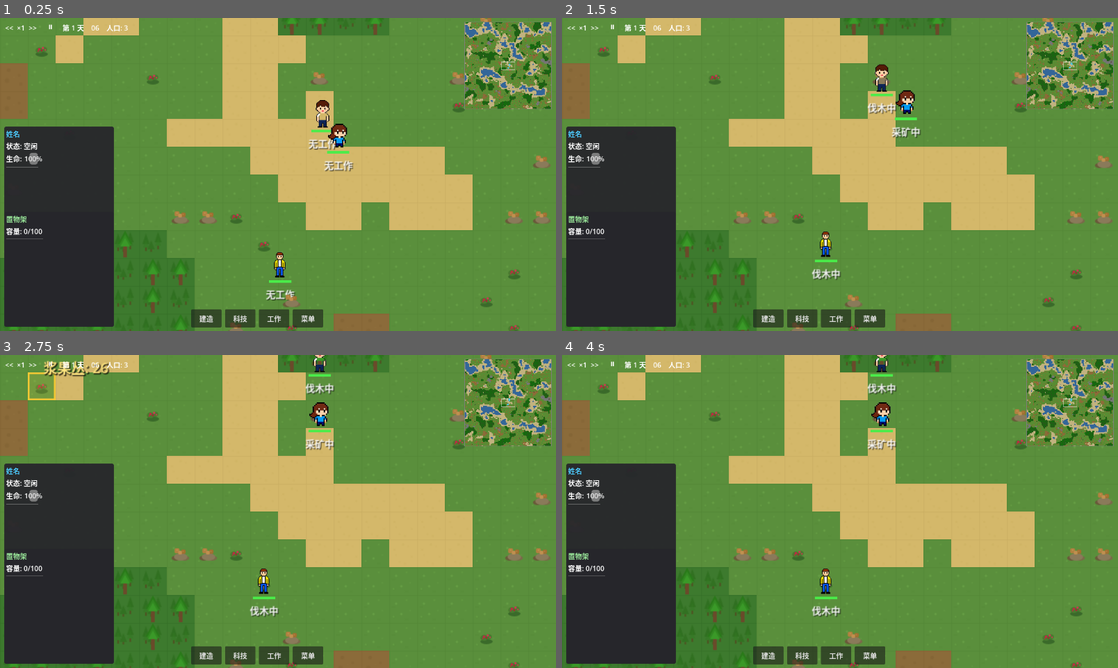
Above: before the commit, frames 1-4 (two rows, left to right).
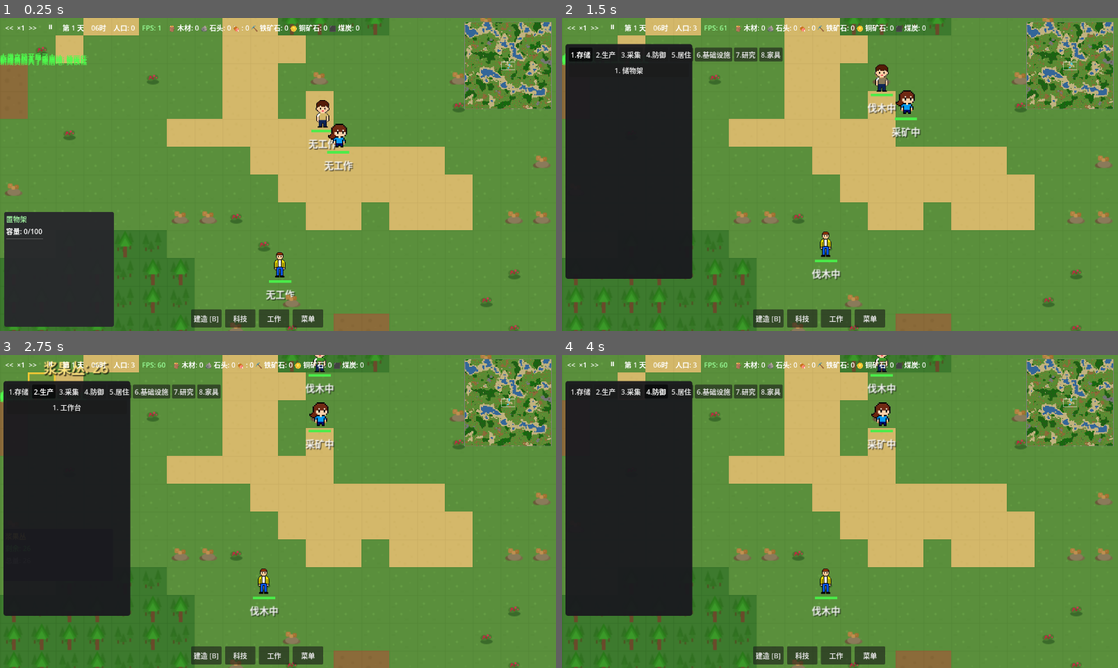
Above: after the commit, the same moments.

Repository: ZhanXuzhao/the-path-of-humanity
Game: Godot game, scene res://scenes/game.tscn
Same seed, same stepped clock (60 frames per second), same inputs: the game is played once before the commit and once after it.
Inputs (mouse positions are in pixels of both pictures, inside the frame that each line leads up to):
- Up to frame 1 (0.25 s): no input
- Up to frame 2 (1.5 s): click "建造" (after the commit: "建造 [B]") at 0.5 s; click (578, 55) at 1.25 s, where only the run after the commit has a clickable "1.存储"
- Up to frame 3 (2.75 s): click (44, 392) at 2 s, where only the run after the commit has a clickable "2.生产"
- Up to frame 4 (4 s): click (628, 392) at 2.75 s, where only the run after the commit has a clickable "3.采集"; click (656, 392) at 3.5 s, where only the run after the commit has a clickable "4.防御"

The runs differ from the first frame. In frame 1, 6.4% of the frame differs, in the area x 0-65%, y 2-98%; in frame 2, 12%; in frame 3, 12%, in the area x 0-66%, y 2-99%; in frame 4, 12%.
Error before the commit: Parse Error: Too few arguments for "info()" call. Expected at least 2 but received 1. (res://scripts/ui/hud.gd:572)

Commit message:
fix: 速度标签在 Game._ready() 中更新，避免子节点先执行读到默认值
- 将 _update_speed_label() 从 HUD._ready() 移到 Game._ready() 末尾
- 此时存档已加载完毕，time_speed 为恢复后的实际值
- Godot 执行顺序：子节点 _ready() 先于父节点执行

Diff:
--- a/scripts/autoload/game_manager.gd
+++ b/scripts/autoload/game_manager.gd
@@ -292,6 +292,7 @@
 	time_speed = data.get("time_speed", 1.0)
 	stats = data.get("stats", {})
 	state = GameState.PLAYING
+	LogUtil.i("存档已加载：第%d天，时间%.2f time speed: %.2f " % [current_day, game_time, time_speed])
 
 	# v1 旧存档：将旧版全局资源池掉落地面作为过渡
 	if data.get("version", 1) < 2 and data.has("resources"):
--- a/scripts/core/game.gd
+++ b/scripts/core/game.gd
@@ -85,6 +85,9 @@
 	if building_system:
 		building_system.world = world
 		building_system.building_completed.connect(_on_building_completed)
+
+	# 更新HUD速度标签（此时存档已加载完毕，time_speed 为实际值）
+	_update_speed_label()
 
 func _process(delta):
 	# 建造模式预览
--- a/scripts/core/log_util.gd
+++ b/scripts/core/log_util.gd
@@ -71,21 +71,17 @@
 
 # -------- 无需 settler 参数的快捷方法 --------
 # @param message:  日志文本
-# @param force:    true 时强制打印（无视 verbose 和选中状态）
-func d(message: String, force: bool = false):
-	debug(null, message, force)
+func d(message: String):
+	debug(null, message, true)
 
 # @param message:  日志文本
-# @param force:    true 时强制打印
-func i(message: String, force: bool = false):
-	info(null, message, force)
+func i(message: String):
+	info(null, message, true)
 
 # @param message:  日志文本
-# @param force:    true 时强制打印
-func w(message: String, force: bool = false):
-	warn(null, message, force)
+func w(message: String):
+	warn(null, message, true)
 
 # @param message:  日志文本
-# @param force:    true 时强制打印
-func e(message: String, force: bool = false):
-	error(null, message, force)
+func e(message: String):
+	error(null, message, true)
--- a/scripts/ui/hud.gd
+++ b/scripts/ui/hud.gd
@@ -90,9 +90,6 @@
 		work_btn.pressed.connect(_on_work_pressed)
 	if menu_btn:
 		menu_btn.pressed.connect(_on_menu_pressed)
-
-	# 初始化速度标签显示（从存档恢复后的实际速度）
-	_update_speed_label()
 
 	# 延迟一帧初始化资源显示（等 Game 场景就绪）
 	call_deferred("_refresh_resource_display")
@@ -569,7 +566,7 @@
 	if not speed_label:
 		return
 	var speed = game_manager.time_speed
-	LogUtil.info("更新速度标签: 当前速度 = %s" % game_manager.time_speed)
+	LogUtil.i("更新速度标签: 当前速度 = %s" % game_manager.time_speed)
 	if speed == int(speed):
 		speed_label.text = "×%d" % speed
 	else:
